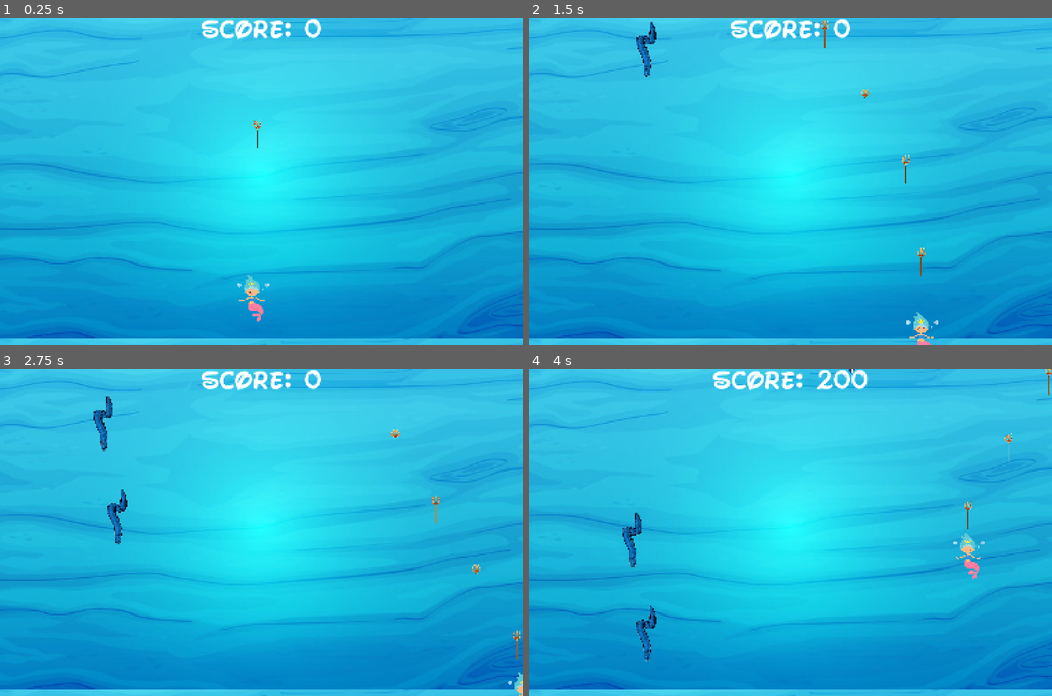
Above: before the commit, frames 1-4 (two rows, left to right).
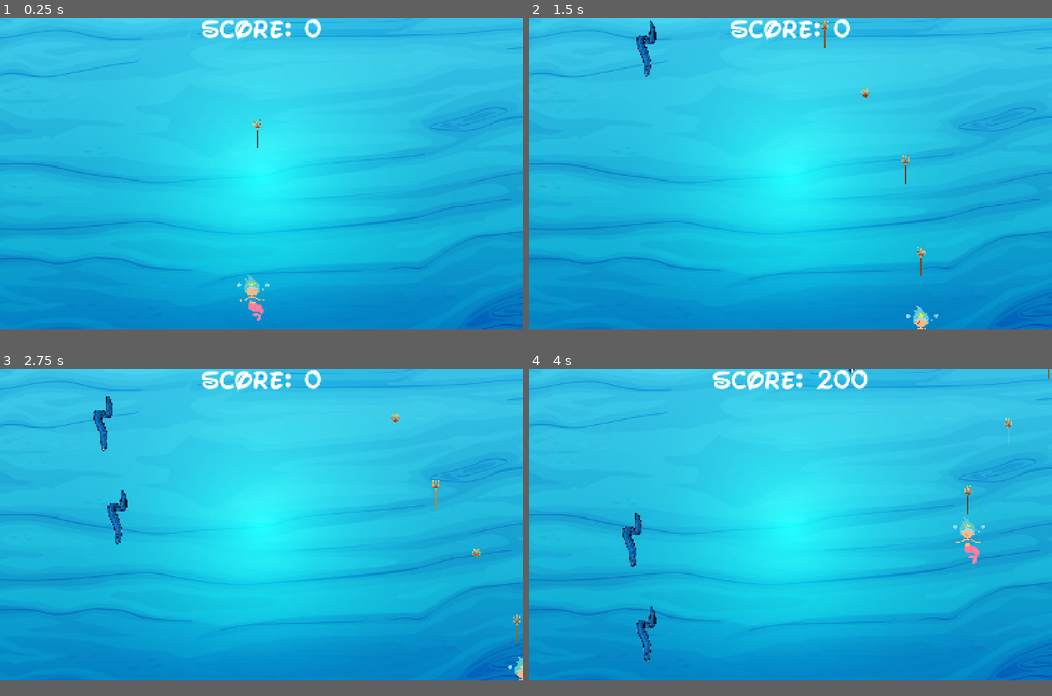
Above: after the commit, the same moments.

Repository: mnurbol-glitch/A-Mermaids-Tale
Game: Godot game, scene res://scenes/Game_Madina.tscn
Same seed, same stepped clock (60 frames per second), same inputs: the game is played once before the commit and once after it.
Inputs:
- Up to frame 1 (0.25 s): no input
- Up to frame 2 (1.5 s): hold Right (move_right) 0.53-1.28 s; hold Space (shoot) 0.53-1.28 s; hold Down (move_down) from 1.28 s (still down); tap Space (shoot) at 1.35 s
- Up to frame 3 (2.75 s): release Down (move_down) at 2.03 s; hold Right (move_right) from 2.03 s (still down); hold Space (shoot) from 2.03 s (still down)
- Up to frame 4 (4 s): release Right (move_right) at 2.78 s; release Space (shoot) at 2.78 s; hold Up (move_up) 2.78-3.53 s; tap Space (shoot) at 2.85 s; hold Left (move_left) from 3.53 s (still down); hold Space (shoot) from 3.53 s (still down)
In our replay, the window is 800x500 before the commit and 800x476 after it. These sizes can differ from the game's own. Grey fills any space a smaller window leaves; there, only what the larger window draws over its background counts as a difference.

The runs differ from the first frame. In frame 1, 3.0% of the frame differs, in the area x 0-100%, y 6-100%; in frame 2, 3.2%; in frame 3, 3.4%; in frame 4, 3.8%, in the area x 0-100%, y 0-100%.

Commit message:
game_score fized saves high score

Diff:
--- a/a-mermaids-tale-game/project.godot
+++ b/a-mermaids-tale-game/project.godot
@@ -18,7 +18,7 @@
 [display]
 
 window/size/viewport_width=1680
-window/size/viewport_height=1050
+window/size/viewport_height=1000
 window/stretch/mode="canvas_items"
 
 [global_group]
--- a/a-mermaids-tale-game/scenes/game_over_screen.tscn
+++ b/a-mermaids-tale-game/scenes/game_over_screen.tscn
@@ -106,7 +106,7 @@
 offset_bottom = 144.5
 grow_horizontal = 2
 grow_vertical = 2
-text = "HIGHEST SCORE: 999900"
+text = "current SCORE: 999900"
 label_settings = SubResource("LabelSettings_jw6e5")
 horizontal_alignment = 1
 
@@ -126,6 +126,6 @@
 theme_override_fonts/font = ExtResource("1_iwahs")
 theme_override_font_sizes/font_size = 80
 theme_override_styles/normal = SubResource("StyleBoxFlat_wa2qn")
-text = "MENU"
+text = "RESET"
 
 [connection signal="pressed" from="Panel/RestartButton" to="." method="_on_restart_button_pressed"]
--- a/a-mermaids-tale-game/scripts/game_madina.gd
+++ b/a-mermaids-tale-game/scripts/game_madina.gd
@@ -14,14 +14,27 @@
 	set(value):
 		score = value
 		hud.score = score
+var high_score
 
 func _ready():
+	var save_file = FileAccess.open("user://save.data", FileAccess.READ)
+	if save_file!=null:
+		high_score = save_file.get_32()
+	else:
+		high_score = 0
+		save_game()
+
 	score = 0
 	player = get_tree().get_first_node_in_group("player")
 	assert(player!=null)
 	player.global_position = player_spawn_pos.global_position
 	player.trident_shot.connect(_on_player_trident_shot)
 	player.killed.connect(_on_player_killed)
+
+func save_game():
+	var save_file = FileAccess.open ("user://save.data", FileAccess.WRITE)
+	save_file.store_32(high_score)
+
 
 func _process(_delta):
 	if Input.is_action_just_pressed("quit"):
@@ -42,8 +55,13 @@
 
 func _on_enemy_killed(points):
 	score += points
-	print(score)
+	if score > high_score:
+		high_score = score
+
 
 func _on_player_killed():
+	gos.set_score(score)
+	gos.set_high_score(high_score)
+	save_game()
 	await get_tree().create_timer(1.5).timeout
 	gos.visible = true
Binary file added: a-mermaids-tale-game/assets/images.jpeg
Not shown, added: a-mermaids-tale-game/assets/images.jpeg.import
